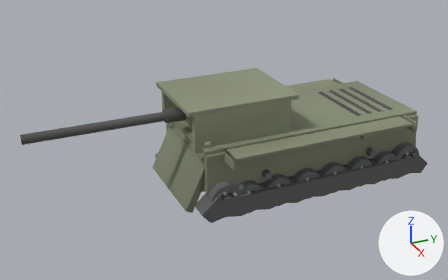
The glTF model client/assets/models/isu152.glb, before and after one commit.
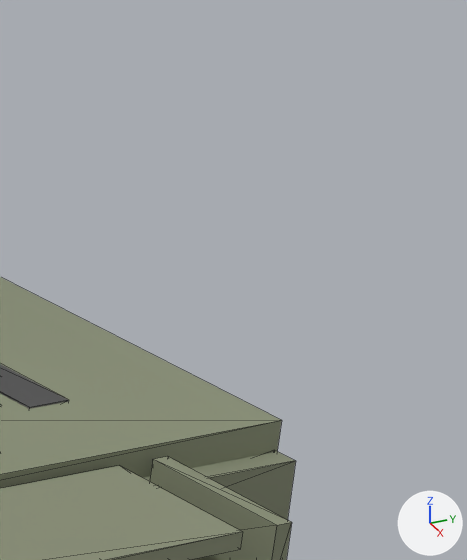
The first picture shows the older version from a 50 mm lens placed at (14.8, -8.87, 8.87), pointed at (0.15, -2.28, 1.54). The close-ups show the older and then the newer version on the part from 86% to 98% of the width and 23% to 45% of the height of that picture. Only the edits that show in the close-ups are written down. Arrows for +X, +Y and +Z are at lower right; the lights stay in place. The close-ups show mesh edges as thin lines. Where no turn or scale is listed for an object, it has been applied to the vertices. Vertices at exactly the same position are counted once.

In view in the first close-up: 'hullSide', 'hullTop'.
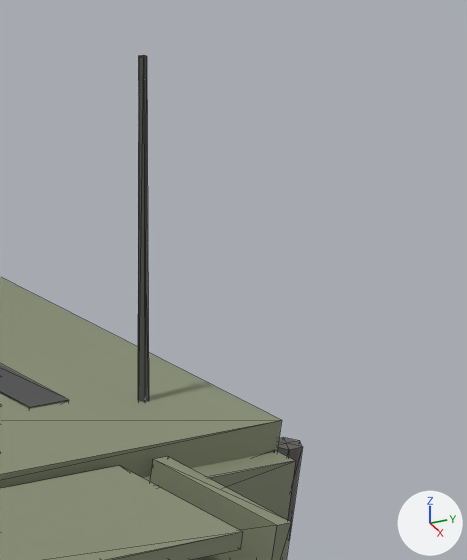
Scene script edits in JSON lines:
```json
{"block": "me_mesh_20", "where": "# used by ob_hullrear; location = (0.0, 0.0, 0.0)"}
{"op": "remove", "block": "me_mesh_20", "code": "me_mesh_20.from_pydata(...)  # 44 vertices, 76 faces; spans x -1.5..1.5, y 2.95..3.55, z 0.76..1.88"}
{"op": "add", "block": "me_mesh_20", "code": "me_mesh_20.from_pydata(...)  # 156 vertices, 268 faces; spans x -1.5..1.5, y 2.95..3.73, z 0.76..3.16"}
{"block": "me_mesh_20", "change": "me_mesh_20 part 1: a new loose piece, a 6-sided cylinder along z spanning x 1.272..1.368, y 3.545..3.655, z 1.458..1.798, in mat_hullrear_mat"}
{"block": "me_mesh_20", "change": "me_mesh_20 part 2: 12 vertices added at x 1.09..1.2, y 2.97..3.13, z 1.82..3.16"}
{"block": "me_mesh_20", "change": "other edits to the shape of me_mesh_20 do not show in these pictures"}
```

Changed parts and their boxes [x1, y1, x2, y2] in the close-ups (467 x 560 px):
```json
{"object": "hullRear", "change": "reshaped", "after": [138, 55, 303, 540], "on screen": "not visible before"}
{"part": 1, "of": "me_mesh_20", "change": "added", "after": [277, 437, 303, 540]}
{"part": 2, "of": "me_mesh_20", "change": "added", "after": [138, 55, 149, 402]}
```
